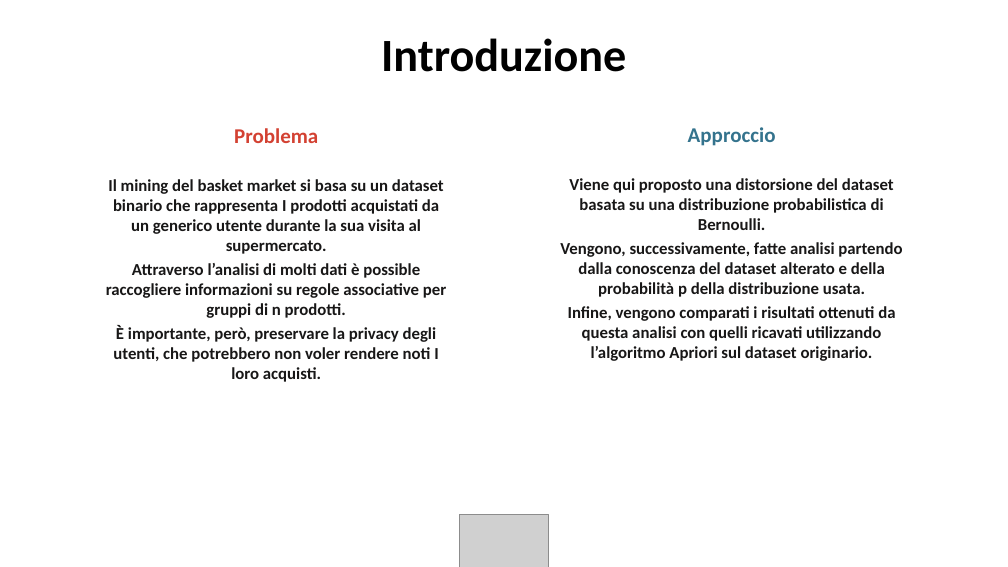
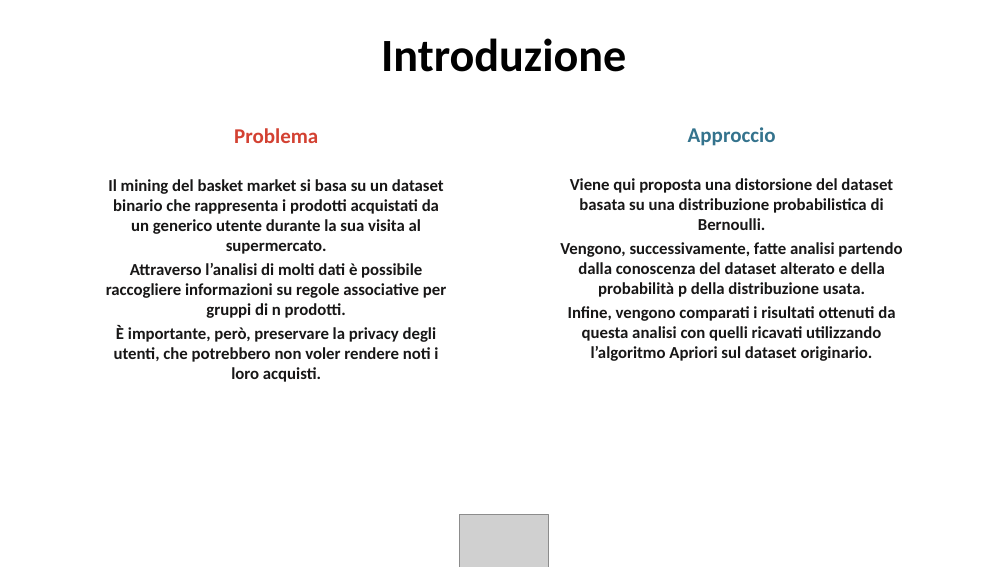
Before and after one commit to jf994/DataProtectionProject, a slide deck: slide 2 of docs/Presentazione.pptx. Drawn at 1008x567 pixels with LibreOffice and Linux fonts; fonts in the diff are those of the drawing; grey boxes stand for pictures; background and template pictures are left out. Boxes give left, top, right and bottom in pixels: in the first picture for what was removed or moved away, otherwise in the second. Text is boxed around its words. In the diff, an @@ line names an element or a change of style, - is before the commit and + after.

Commit message:
pptx mod

```diff
--- a/docs/Presentazione.pptx
+++ b/docs/Presentazione.pptx
@@ text at (x1=106, y1=179, x2=446, y2=382): text changed @@
-Il mining del basket market si basa su un dataset binario che rappresenta I prodotti acquistati da un generico utente durante la sua visita al supermercato.
-Attraverso l’analisi di molti dati è possible raccogliere informazioni su regole associative per gruppi di n prodotti.
-È importante, però, preservare la privacy degli utenti, che potrebbero non voler rendere noti I loro acquisti.
+Il mining del basket market si basa su un dataset binario che rappresenta i prodotti acquistati da un generico utente durante la sua visita al supermercato.
+Attraverso l’analisi di molti dati è possibile raccogliere informazioni su regole associative per gruppi di n prodotti.
+È importante, però, preservare la privacy degli utenti, che potrebbero non voler rendere noti i loro acquisti.
@@ text at (x1=570, y1=178, x2=893, y2=230): text changed @@
-Viene qui proposto una distorsione del dataset basata su una distribuzione probabilistica di Bernoulli.
+Viene qui proposta una distorsione del dataset basata su una distribuzione probabilistica di Bernoulli.
```
